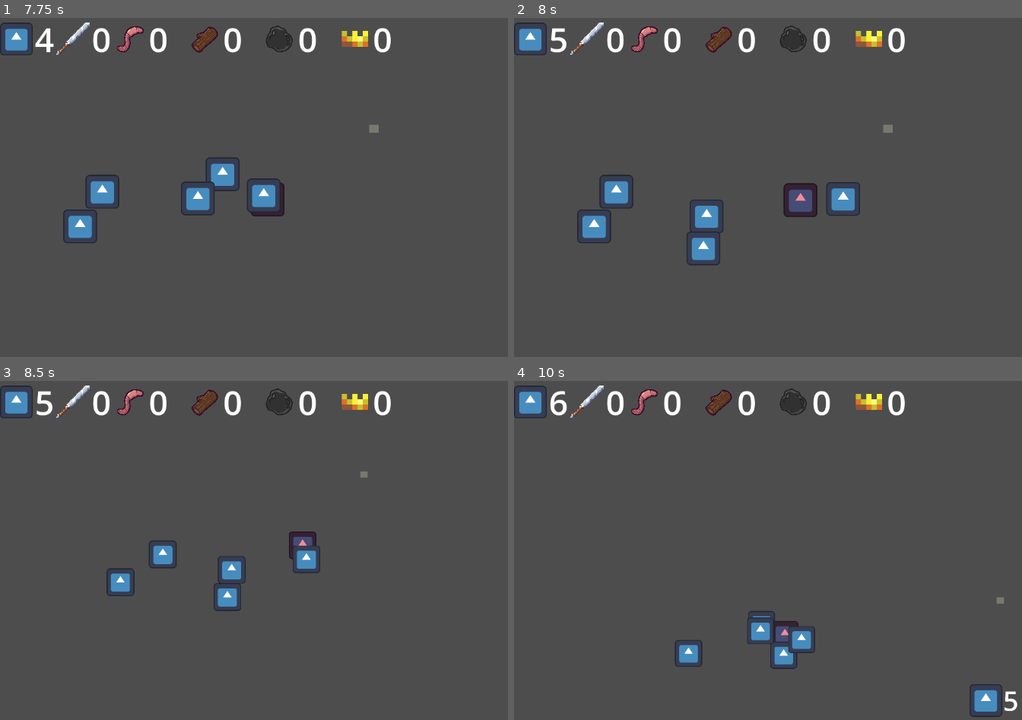
Above: before the commit, frames 1-4 (two rows, left to right).
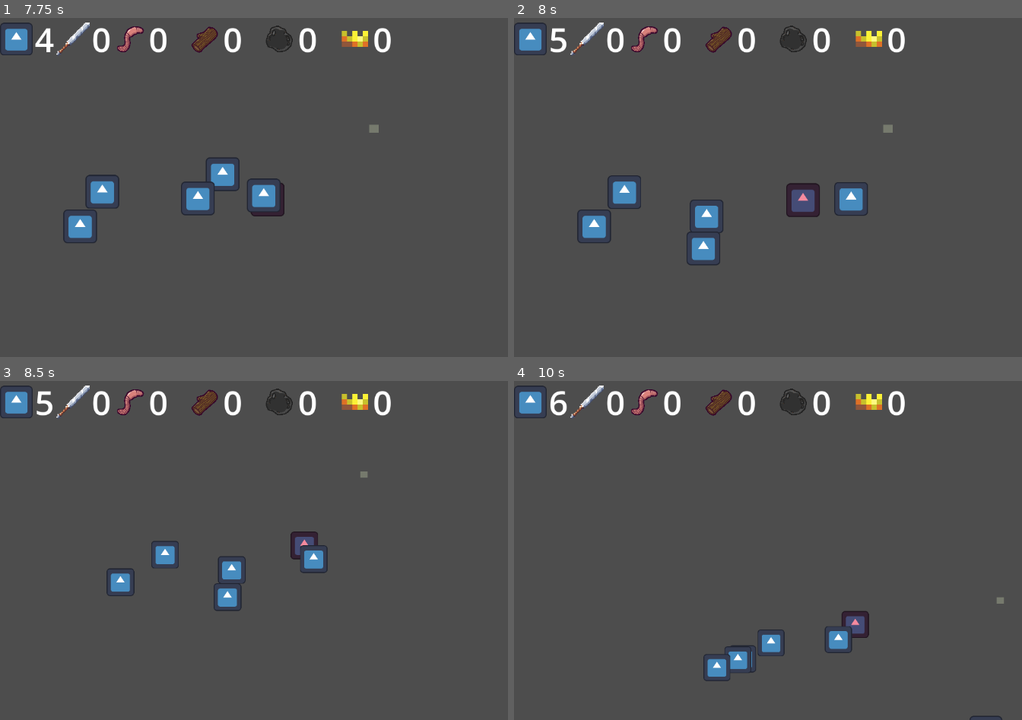
Above: after the commit, the same moments.

Repository: pradoh97/horde
Game: Godot game, scene res://level.tscn
The game is run twice, just before and just after one commit, with the same random seed, the same clock (stepped at 60 frames per second) and the same inputs. The engine's default icon, where the game draws it, is replaced by a stand-in: a white triangle on a blue panel in a dark square.
Inputs (mouse positions are in pixels of both pictures, inside the frame that each line leads up to):
- Up to frame 1 (7.75 s): tap Enter at 0.5, 5.75 s; move the mouse to (436, 170) at 0.52 s; press the mouse at (436, 170) at 0.53 s; release the mouse at (436, 170) at 1.25 s; tap Space at 1.25 s; drag from (182, 204) to (436, 170) at 1.27 s; move the mouse to (365, 112) at 2.02 s; hold Mouse wheel up (mouse_scroll_up) 2.03-2.75 s; click (365, 112) at 2.17 s; drag from (274, 255) to (350, 160) at 2.77 s; move the mouse to (487, 238) at 3.52 s; hold Mouse wheel down (mouse_scroll_down) 3.53-4.25 s; click (487, 238) at 3.67 s; drag from (121, 136) to (345, 190) at 4.27 s; move the mouse to (335, 187) at 5.02 s; press the mouse at (335, 187) at 5.03 s; release the mouse at (335, 187) at 5.75 s; drag from (213, 99) to (279, 170) at 5.77 s; move the mouse to (436, 170) at 6.52 s; hold Mouse wheel up (mouse_scroll_up) 6.53-7.25 s; click (436, 170) at 6.67 s; drag from (182, 204) to (375, 129) at 7.27 s
- Up to frame 2 (8 s): no input
- Up to frame 3 (8.5 s): move the mouse to (365, 475) at 8.02 s; hold Mouse wheel down (mouse_scroll_down) from 8.03 s (still down); click (365, 475) at 8.17 s
- Up to frame 4 (10 s): release Mouse wheel down (mouse_scroll_down) at 8.75 s; drag from (788, 618) to (641, 581) at 8.77 s; move the mouse to (1001, 601) at 9.52 s; press the mouse at (1001, 601) at 9.53 s

Frame 1 is identical in both runs. In frame 2, 0.9% of the frame differs, in the area x 16-70%, y 46-59%; in frame 3, 0.5%; in frame 4, 2.9%, in the area x 31-100%, y 67-100%.

Commit message:
Add progress bar for work

Diff:
--- a/minion/minion.gd
+++ b/minion/minion.gd
@@ -1,5 +1,7 @@
 extends CharacterBody2D
 class_name Minion
+
+signal work_done
 
 @export var max_speed = 600.0
 @export var max_speed_left_behind: float = 800.0
@@ -7,10 +9,12 @@
 @export var deceleration_factor: float = 0.025
 @export var full_stop_speed: float = 40
 @export var distance_treshold: float = 700.0
+@export var work_distance_treshold_factor: float = 3.0
 const minion_scene: PackedScene = preload("res://minion/minion.tscn")
 
 var recruit_cost: int = 0
 var left_behind: bool = false
+var interrupt_work: bool = false
 var is_leading: bool = false
 var leader: Minion = null
 var following_orders: bool = false
@@ -21,23 +25,35 @@
 var queued_for_death: bool = false
 var resource_held: CollectibleResource = null
 var weapon_held: Weapon = null
+var working: bool = false
+var work_zone_position: Vector2 = Vector2.ZERO
+
+func _ready():
+	set_physics_process(false)
 
 static func new_minion() -> Minion:
 	return minion_scene.instantiate()
 
 
 func _physics_process(_delta):
-	if following_orders and not reached_destination or left_behind:
+	left_behind = not is_leading and global_position.distance_to(leader.global_position) >= distance_treshold
+	interrupt_work = (not is_leading and global_position.distance_to(leader.global_position) >= distance_treshold * work_distance_treshold_factor) or (is_leading and working and global_position.distance_to(work_zone_position) >= distance_treshold * work_distance_treshold_factor)
+
+	if interrupt_work:
+		stop_work()
+
+	# Set the direction and velocity
+	if not (working and not is_leading) and (following_orders and not reached_destination or left_behind):
 		var leader_direction: Vector2
 		if not is_leading:
 			leader_direction = (leader.global_position - global_position).normalized()
-			if global_position.distance_to(leader.global_position) >= distance_treshold:
-				left_behind = true
-			else:
-				left_behind = false
 		else:
 			leader_direction = (get_global_mouse_position() - global_position).normalized()
 		velocity += acceleration * leader_direction
+	else:
+		velocity = velocity.lerp(Vector2.ZERO, deceleration_factor)
+		if velocity.length() <= full_stop_speed:
+			velocity = Vector2.ZERO
 
 	# Caps the velocity if it's already at max. Makes the minion go faster to reach the group if left behind
 	if velocity.length() >= max_speed:
@@ -46,12 +62,6 @@
 		else:
 			velocity = velocity.normalized() * max_speed
 
-	# Stops the minion
-	if (not following_orders or reached_destination) and not left_behind:
-		velocity = velocity.lerp(Vector2.ZERO, deceleration_factor)
-		if velocity.length() <= full_stop_speed:
-			velocity = Vector2.ZERO
-
 	move_and_slide()
 
 func be_commanded():
@@ -59,14 +69,29 @@
 		$AnimationPlayer.play("commanded")
 	following_orders = true
 	reached_destination = false
-	#set_collision_mask_value(3, false)
 
 func be_disbanded():
 	if following_orders:
 		$AnimationPlayer.play("disbanded")
 	following_orders = false
 	reached_destination = false
-	#set_collision_mask_value(3, false)
+
+func work():
+	working = true
+	army.minion_working(self)
+	work_zone_position = global_position
+	if not is_leading:
+		$CollisionShape2D.set_deferred("disabled", true)
+	$ActivityAnimations.play("working")
+
+func stop_work():
+	$ActivityAnimations.stop()
+	$ActivityProgress.value = 0
+	$ActivityProgress.visible = false
+	working = false
+	army.minion_stopped_working(self)
+	if not is_leading:
+		$CollisionShape2D.set_deferred("disabled", false)
 
 func get_army_followers_count() -> int:
 	return army.get_followers_count()
@@ -75,30 +100,22 @@
 	army.kill_minion(self)
 	queue_free()
 
-func pick_up_collectible(collectible: CollectibleResource) -> bool:
-	var picked_successfully: bool = false
-
+func pick_up_collectible(collectible: CollectibleResource):
 	if collectible is Weapon:
 		if not weapon_held:
 			weapon_held = collectible as Weapon
 			weapon_held.pick_random()
 			%Weapon.texture = weapon_held.texture
-			picked_successfully = true
 			army.minion_armed(self)
 			army.get_level().update_resource_count(collectible)
 	elif not resource_held:
 		resource_held = collectible
 		%Resource.texture = collectible.texture
-		picked_successfully = true
 		army.minion_picked_collectible(self)
-	else:
-		var free_minion = get_free_minion()
-		if free_minion:
-			picked_successfully = free_minion.pick_up_collectible(collectible)
-	return picked_successfully
 
 func drop_resource():
 	army.get_level().update_resource_count(resource_held)
+	army.minion_dropped_collectible(self)
 	resource_held = null
 	%Resource.texture = null
 
@@ -116,7 +133,7 @@
 	$Crown.visible = true
 
 func _on_infect_area_area_entered(area):
-		#Minion in the army hits an unregistered minion. To join the hitting minion has to be in an army and the minion being hit does not.
+	#Minion in the army hits an unregistered minion. To join the hitting minion has to be in an army and the minion being hit does not.
 	var minion: Minion = area.get_parent()
 	if not minion == self and not minion.army and army:
 		var purchase_able = army.get_level().get_food_stock() >= minion.recruit_cost and minion.recruit_cost > 0
@@ -129,3 +146,8 @@
 				minion.leader = leader
 			minion.enable_collision()
 			army.recruit_minion(minion)
+
+
+func _on_activity_animations_animation_finished(_anim_name):
+	stop_work()
+	work_done.emit()
--- a/minion/minion.tscn
+++ b/minion/minion.tscn
@@ -68,6 +68,100 @@
 
 [sub_resource type="RectangleShape2D" id="RectangleShape2D_cpaw6"]
 size = Vector2(168, 154)
+
+[sub_resource type="Animation" id="Animation_0fku1"]
+length = 0.001
+tracks/0/type = "value"
+tracks/0/imported = false
+tracks/0/enabled = true
+tracks/0/path = NodePath("Sprite2D:position")
+tracks/0/interp = 1
+tracks/0/loop_wrap = true
+tracks/0/keys = {
+"times": PackedFloat32Array(0),
+"transitions": PackedFloat32Array(1),
+"update": 0,
+"values": [Vector2(0, 0)]
+}
+tracks/1/type = "value"
+tracks/1/imported = false
+tracks/1/enabled = true
+tracks/1/path = NodePath("ActivityProgress:value")
+tracks/1/interp = 1
+tracks/1/loop_wrap = true
+tracks/1/keys = {
+"times": PackedFloat32Array(0),
+"transitions": PackedFloat32Array(1),
+"update": 0,
+"values": [0.0]
+}
+tracks/2/type = "value"
+tracks/2/imported = false
+tracks/2/enabled = true
+tracks/2/path = NodePath("ActivityProgress:visible")
+tracks/2/interp = 1
+tracks/2/loop_wrap = true
+tracks/2/keys = {
+"times": PackedFloat32Array(0),
+"transitions": PackedFloat32Array(1),
+"update": 1,
+"values": [false]
+}
+
+[sub_resource type="Animation" id="Animation_kq32j"]
+resource_name = "working"
+length = 4.0
+step = 0.1
+tracks/0/type = "value"
+tracks/0/imported = false
+tracks/0/enabled = true
+tracks/0/path = NodePath("Sprite2D:position")
+tracks/0/interp = 1
+tracks/0/loop_wrap = true
+tracks/0/keys = {
+"times": PackedFloat32Array(0, 0.3, 0.6, 0.90000004, 1.2, 1.8000001, 2, 2.3, 2.4, 3, 3.3),
+"transitions": PackedFloat32Array(0.5547847, 1.5691684, 0.5547847, 1.5691684, 0.5547847, 0.5547847, 3.8637462, 1, 1, 6.2766733, 0.5547847),
+"update": 0,
+"values": [Vector2(0, 0), Vector2(39, 0), Vector2(0, 0), Vector2(39, 0), Vector2(0, 0), Vector2(0, 0), Vector2(39, 0), Vector2(0, 0), Vector2(0, 0), Vector2(39, 0), Vector2(0, 0)]
+}
+tracks/1/type = "value"
+tracks/1/imported = false
+tracks/1/enabled = true
+tracks/1/path = NodePath("ActivityProgress:value")
+tracks/1/interp = 1
+tracks/1/loop_wrap = true
+tracks/1/keys = {
+"times": PackedFloat32Array(0, 4),
+"transitions": PackedFloat32Array(1, 1),
+"update": 0,
+"values": [0.0, 100.0]
+}
+tracks/2/type = "value"
+tracks/2/imported = false
+tracks/2/enabled = true
+tracks/2/path = NodePath("ActivityProgress:visible")
+tracks/2/interp = 1
+tracks/2/loop_wrap = true
+tracks/2/keys = {
+"times": PackedFloat32Array(0, 4),
+"transitions": PackedFloat32Array(1, 1),
+"update": 1,
+"values": [true, false]
+}
+
+[sub_resource type="AnimationLibrary" id="AnimationLibrary_mf6bm"]
+_data = {
+&"RESET": SubResource("Animation_0fku1"),
+&"working": SubResource("Animation_kq32j")
+}
+
+[sub_resource type="StyleBoxFlat" id="StyleBoxFlat_q51ak"]
+bg_color = Color(0.24705882, 0.43137255, 0.8, 1)
+corner_radius_top_left = 6
+corner_radius_top_right = 6
+corner_radius_bottom_right = 6
+corner_radius_bottom_left = 6
+corner_detail = 6
 
 [node name="Minion" type="CharacterBody2D"]
 collision_layer = 4
@@ -116,4 +210,21 @@
 unique_name_in_owner = true
 position = Vector2(142, 0)
 
+[node name="ActivityAnimations" type="AnimationPlayer" parent="."]
+libraries = {
+&"": SubResource("AnimationLibrary_mf6bm")
+}
+
+[node name="ActivityProgress" type="ProgressBar" parent="."]
+visible = false
+clip_contents = true
+offset_left = -56.0
+offset_top = -129.0
+offset_right = 56.0
+offset_bottom = -102.0
+theme_override_styles/fill = SubResource("StyleBoxFlat_q51ak")
+step = 1.0
+show_percentage = false
+
 [connection signal="area_entered" from="InfectArea" to="." method="_on_infect_area_area_entered"]
+[connection signal="animation_finished" from="ActivityAnimations" to="." method="_on_activity_animations_animation_finished"]
Not shown: 1 places in minion/minion.tscn that only renumber resources
